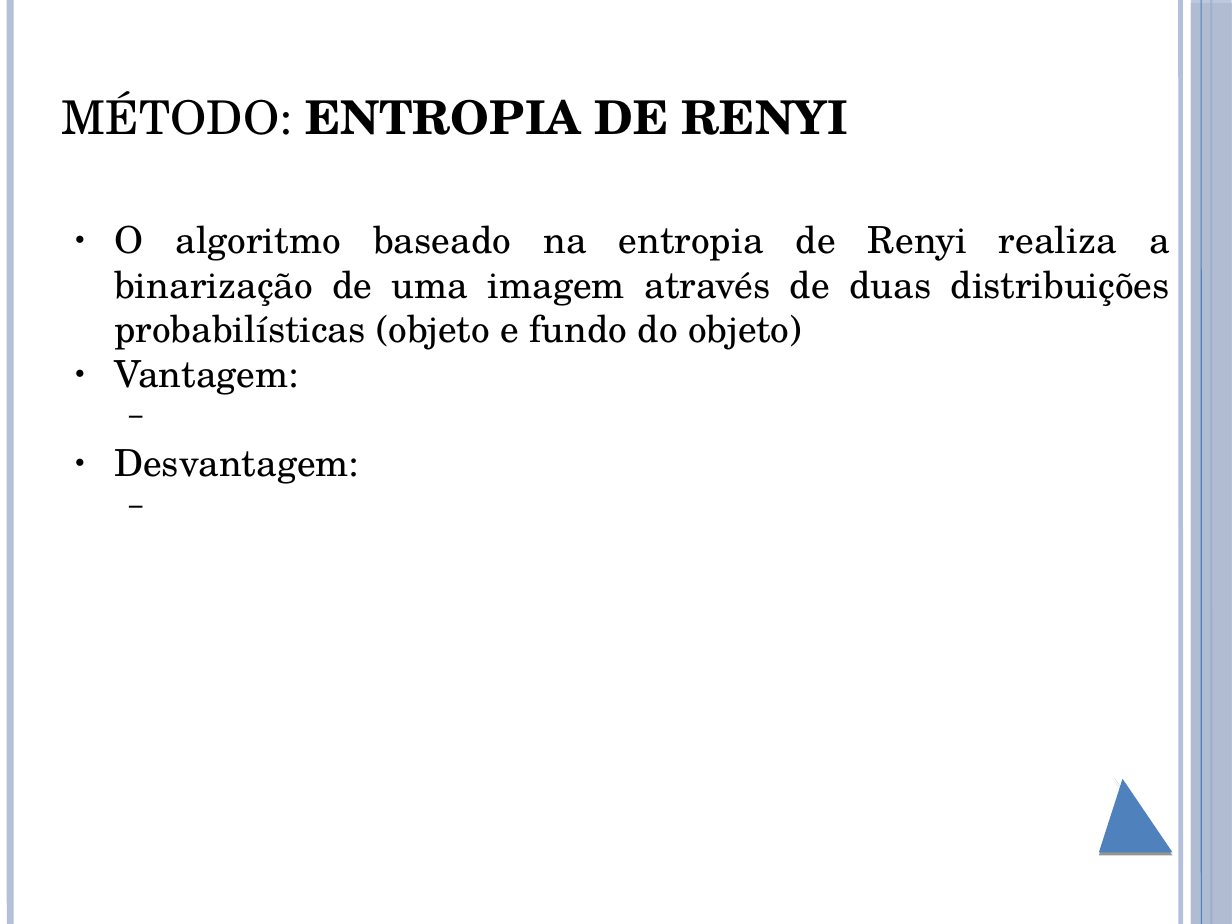
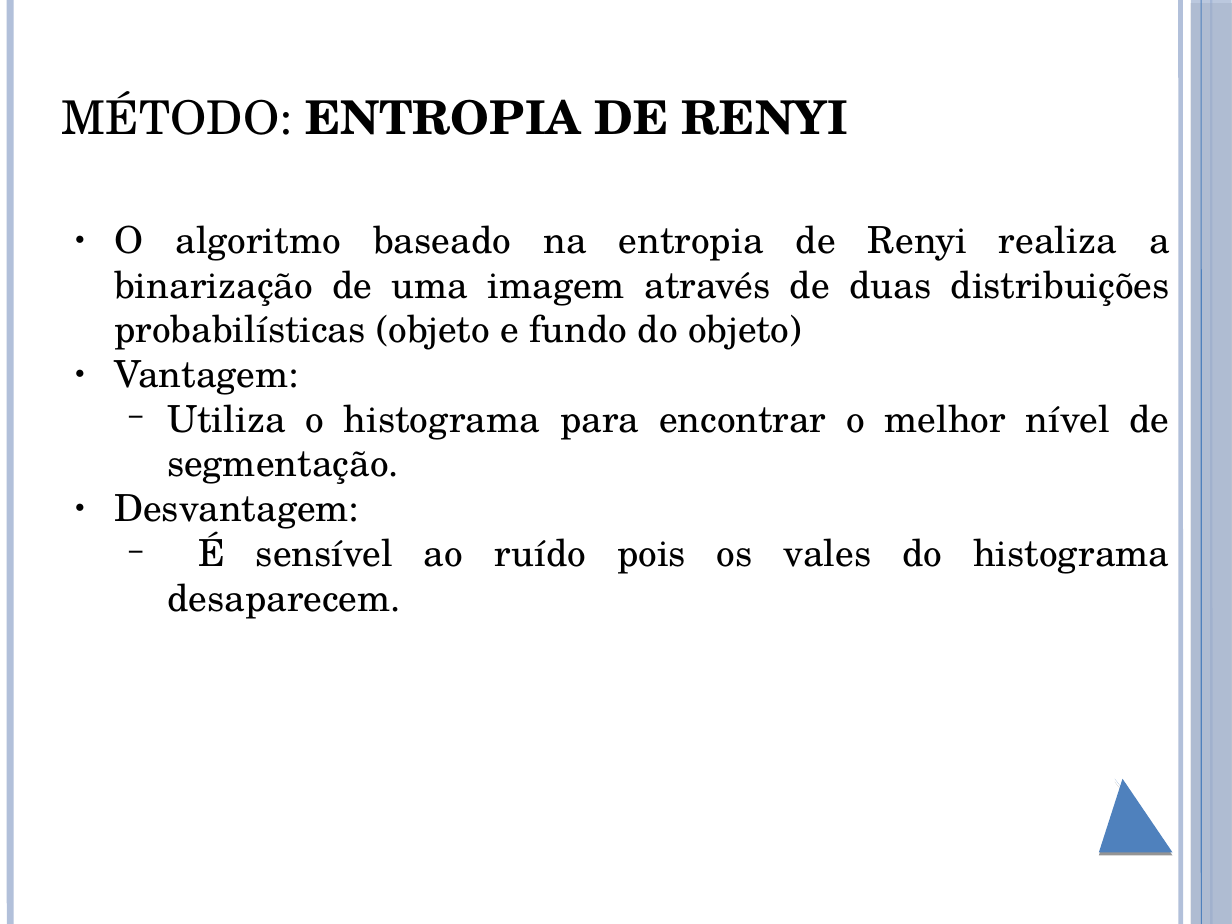
Before and after one commit to brunoliveira8/pdi, a slide deck: slide 5 of trabalho 6/apresentacao.pptx. Drawn at 1232x924 pixels with LibreOffice and Linux fonts; fonts in the diff are those of the drawing. Boxes give left, top, right and bottom in pixels: in the first picture for what was removed or moved away, otherwise in the second. Text is boxed around its words. In the diff, an @@ line names an element or a change of style, - is before the commit and + after.

```diff
--- a/trabalho 6/apresentacao.pptx
+++ b/trabalho 6/apresentacao.pptx
@@ text at (x1=167, y1=404, x2=1169, y2=484): paragraph added @@
+  − Utiliza o histograma para encontrar o melhor nível de segmentação.
@@ text at (x1=167, y1=531, x2=1169, y2=619): paragraph added @@
+  − É sensível ao ruído pois os vales do histograma desaparecem.
```
Also in this commit, not shown: 11 other slides changed, 3 slides added, 3 other files.
